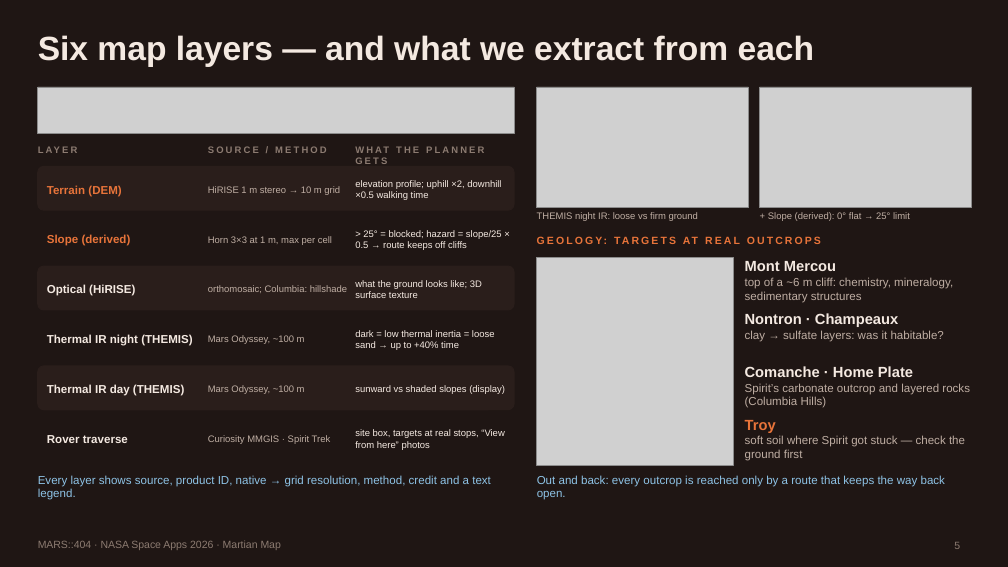
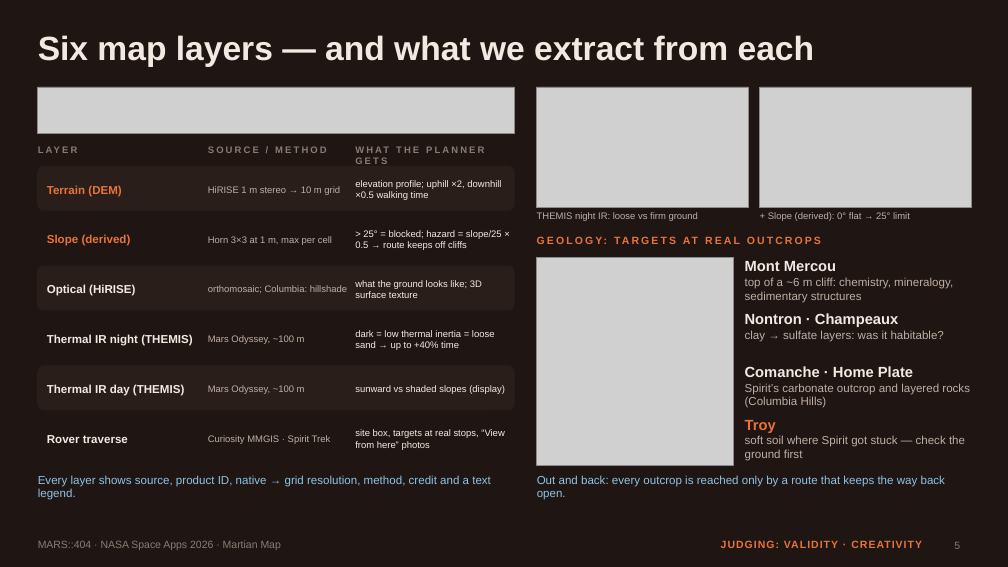
Before and after one commit to xand0dev/mars404, a slide deck: slide 5 of docs/demo/MARS404_slides.pptx. Drawn at 1008x567 pixels with LibreOffice and Linux fonts; fonts in the diff are those of the drawing; grey boxes stand for pictures. Boxes give left, top, right and bottom in pixels: in the first picture for what was removed or moved away, otherwise in the second. Text is boxed around its words. In the diff, an @@ line names an element or a change of style, - is before the commit and + after.

```diff
--- a/docs/demo/MARS404_slides.pptx
+++ b/docs/demo/MARS404_slides.pptx
@@ text added at <box>721,540,922,548</box>, 10 pt, text #E8743A, bold @@
+JUDGING: VALIDITY · CREATIVITY
```
Also in this commit, not shown: 5 other slides changed, 4 other files.
